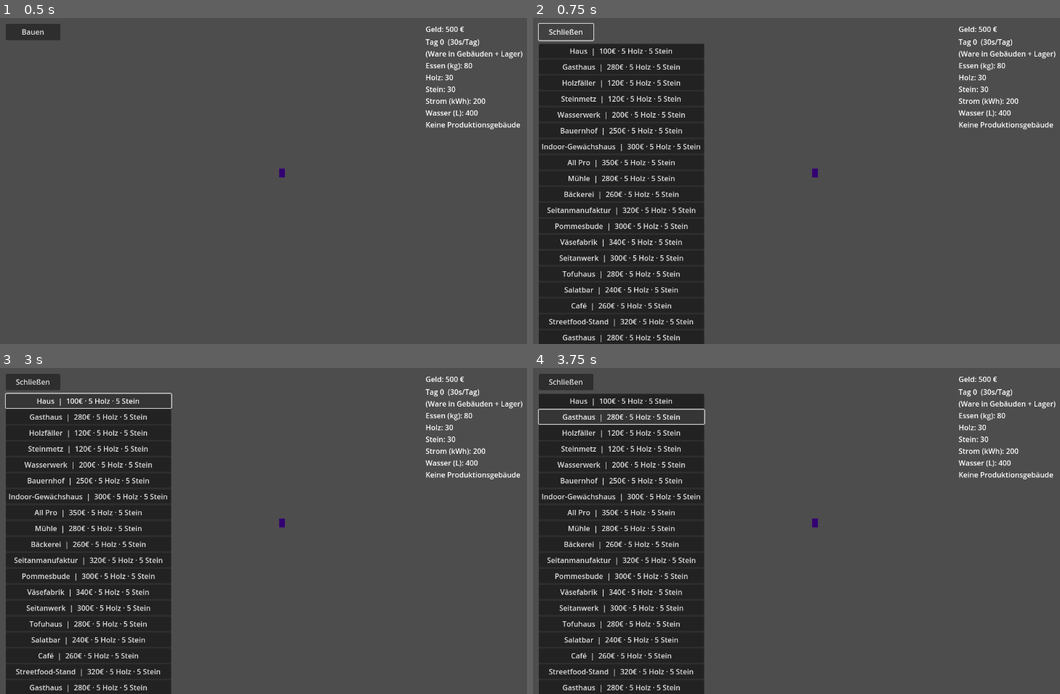
Above: before the commit, frames 1-4 (two rows, left to right).
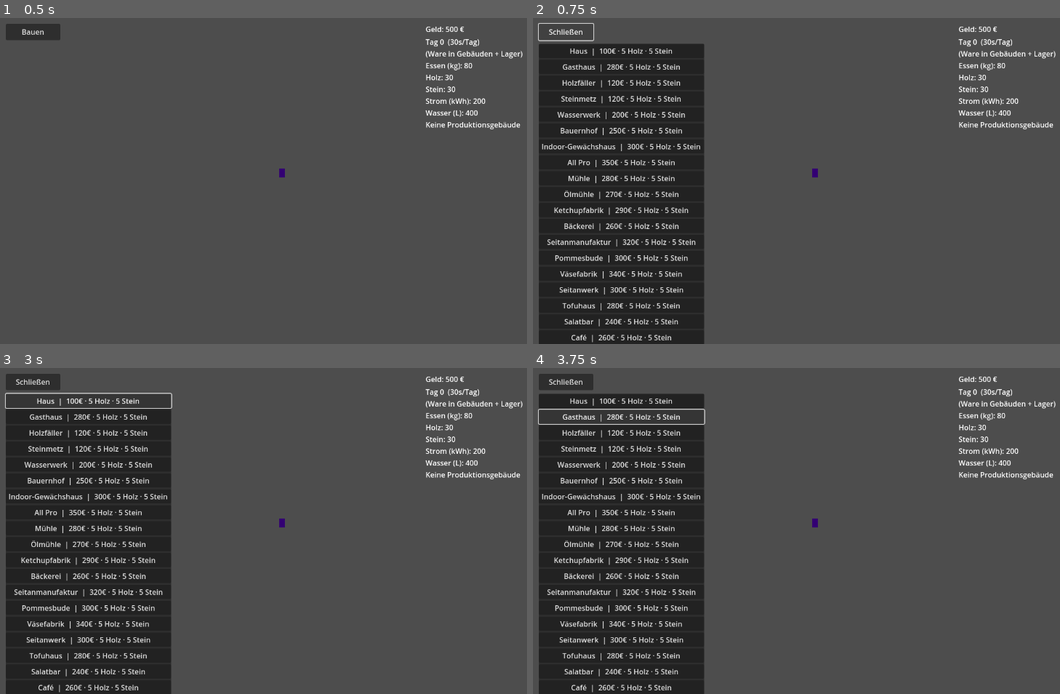
Above: after the commit, the same moments.

Repository: leonardwolf23-bot/vegangame
Game: Godot game, scene res://scenes/main.tscn
The game is run twice, just before and just after one commit, with the same random seed, the same clock (stepped at 60 frames per second) and the same inputs.
Inputs (mouse positions are in pixels of both pictures, inside the frame that each line leads up to):
- Up to frame 1 (0.5 s): no input
- Up to frame 2 (0.75 s): click "Bauen" at 0.5 s
- Up to frame 3 (3 s): click "Schließen" at 1.25 s; tap Enter at 2 s; move the mouse to (416, 514) at 2.02 s; hold D 2.03-2.75 s; tap 1 at 2.1 s; click (416, 514) at 2.17 s; click "Haus | 100€ · 5 Holz · 5 Stein" at 2.75 s
- Up to frame 4 (3.75 s): click "Gasthaus | 280€ · 5 Holz · 5 …" at 3.5 s

Frame 1 is identical in both runs. In frame 2, 2.5% of the frame differs, in the area x 2-31%, y 52-100%; in frame 3, 2.5%; in frame 4, 2.5%.
Error in both runs: Cannot call method 'get_source' on a null value. (res://scripts/building_placer.gd:107)

Commit message:
Add oil and ketchup production chains
- Resources: Sonnenblumen, Erdnüsse, Sonnenblumenöl, Erdnussöl, Ketchup
- Bauernhof: Sonnenblumen + Erdnüsse modes
- New Ölmühle: presses sunflowers and peanuts into oil
- New Ketchupfabrik: Tomaten → Ketchup
- Pommesbude: Kartoffeln + Erdnussöl → Pommes

Co-authored-by: leonardwolf23-bot <leonardwolf23-bot@users.noreply.github.com>

Diff:
--- a/scripts/autoload/building_catalog.gd
+++ b/scripts/autoload/building_catalog.gd
@@ -82,6 +82,8 @@
 			{"id": "kichererbsen", "label": "Kichererbsen", "outputs_per_day": {"kichererbsen": 10.0}},
 			{"id": "hafer", "label": "Hafer", "outputs_per_day": {"hafer": 10.0}},
 			{"id": "kartoffeln", "label": "Kartoffeln", "outputs_per_day": {"kartoffeln": 10.0}},
+			{"id": "sonnenblumen", "label": "Sonnenblumen", "outputs_per_day": {"sonnenblumen": 10.0}},
+			{"id": "erdnuesse", "label": "Erdnüsse", "outputs_per_day": {"erdnuesse": 8.0}},
 		],
 		"default_modes": ["weizen"],
 	},
@@ -137,6 +139,47 @@
 		"default_modes": ["weizenmehl"],
 	},
 	{
+		"id": "oelmuehle",
+		"name": "Ölmühle",
+		"kind": "processor",
+		"source_id": 18,
+		"atlas_coords": Vector2i(0, 0),
+		"size": Vector2i(1, 1),
+		"footprint": Vector2i(3, 3),
+		"footprint_offset": Vector2i(-1, -2),
+		"cost": 270,
+		"recipes": [
+			{
+				"id": "sonnenblumenoel",
+				"label": "Sonnenblumenöl",
+				"inputs": {"sonnenblumen": 5.0},
+				"outputs": {"sonnenblumenoel": 4.0},
+			},
+			{
+				"id": "erdnussoel",
+				"label": "Erdnussöl",
+				"inputs": {"erdnuesse": 5.0},
+				"outputs": {"erdnussoel": 4.0},
+			},
+		],
+		"default_modes": ["erdnussoel"],
+	},
+	{
+		"id": "ketchupfabrik",
+		"name": "Ketchupfabrik",
+		"kind": "processor",
+		"source_id": 19,
+		"atlas_coords": Vector2i(0, 0),
+		"size": Vector2i(1, 1),
+		"footprint": Vector2i(3, 3),
+		"footprint_offset": Vector2i(-1, -2),
+		"cost": 290,
+		"recipes": [
+			{"id": "ketchup", "label": "Ketchup", "inputs": {"tomaten": 5.0}, "outputs": {"ketchup": 5.0}},
+		],
+		"default_modes": ["ketchup"],
+	},
+	{
 		"id": "baeckerei",
 		"name": "Bäckerei",
 		"kind": "processor",
@@ -189,7 +232,12 @@
 		"footprint_offset": Vector2i(-1, -2),
 		"cost": 300,
 		"recipes": [
-			{"id": "pommes", "label": "Pommes", "inputs": {"kartoffeln": 4.0}, "outputs": {"pommes": 6.0}},
+			{
+				"id": "pommes",
+				"label": "Pommes",
+				"inputs": {"kartoffeln": 4.0, "erdnussoel": 1.0},
+				"outputs": {"pommes": 6.0},
+			},
 			{"id": "hummus", "label": "Hummus", "inputs": {"kichererbsen": 3.0, "tomaten": 1.0}, "outputs": {"hummus": 4.0}},
 			{"id": "guacamole", "label": "Guacamole", "inputs": {"avocados": 3.0, "tomaten": 1.0}, "outputs": {"guacamole": 4.0}},
 		],
@@ -328,17 +376,6 @@
 			},
 		],
 		"default_modes": ["tofu_burger"],
-	},
-	{
-		"id": "gasthaus",
-		"name": "Gasthaus",
-		"kind": "inn",
-		"source_id": 17,
-		"atlas_coords": Vector2i(0, 0),
-		"size": Vector2i(1, 1),
-		"footprint": Vector2i(3, 3),
-		"footprint_offset": Vector2i(-1, -2),
-		"cost": 280,
 	},
 ]
 
@@ -383,6 +420,10 @@
 
 func get_income(building: Dictionary) -> int:
 	return int(building.get("income", 0))
+
+
+func get_description(building: Dictionary) -> String:
+	return str(building.get("description", ""))
 
 
 func is_housing(building: Dictionary) -> bool:
--- a/scripts/autoload/resource_catalog.gd
+++ b/scripts/autoload/resource_catalog.gd
@@ -18,9 +18,12 @@
 	"kichererbsen": "Kichererbsen",
 	"hafer": "Hafer",
 	"kartoffeln": "Kartoffeln",
+	"sonnenblumen": "Sonnenblumen",
+	"erdnuesse": "Erdnüsse",
 	"cashewkerne": "Cashewkerne",
 	"avocados": "Avocados",
 	"tomaten": "Tomaten",
+	"ketchup": "Ketchup",
 	"eisbergsalat": "Eisbergsalat",
 	"sojamilch": "Sojamilch",
 	"hafermilch": "Hafermilch",
@@ -41,6 +44,8 @@
 	"salat": "Salat",
 	"fruehstueck": "Frühstück",
 	"streetfood": "Streetfood",
+	"sonnenblumenoel": "Sonnenblumenöl",
+	"erdnussoel": "Erdnussöl",
 }
 
 ## Fertige Speisen — werden ans Gasthaus geliefert (Wert = Essens-Einheiten).
Not shown, changed: README.md
